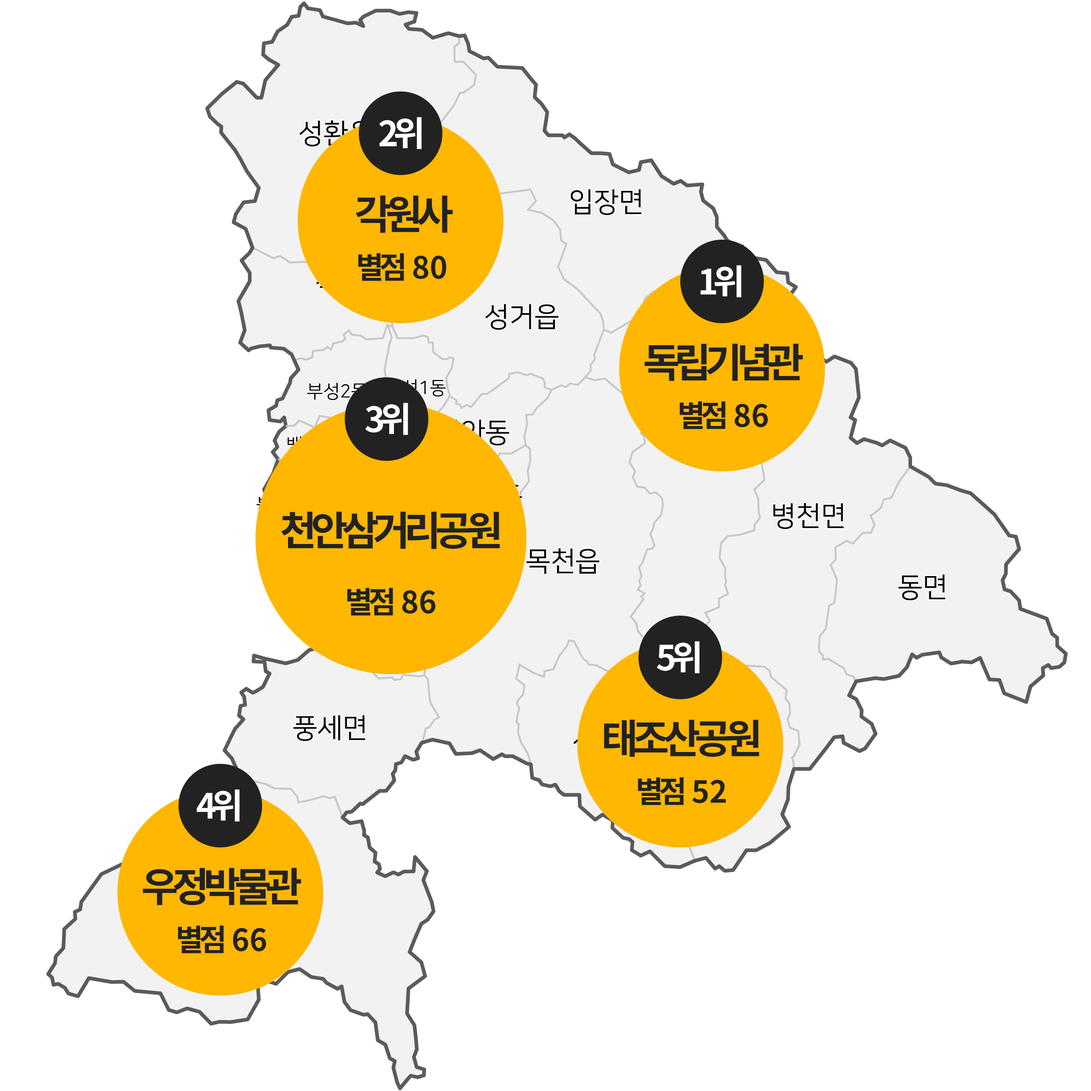
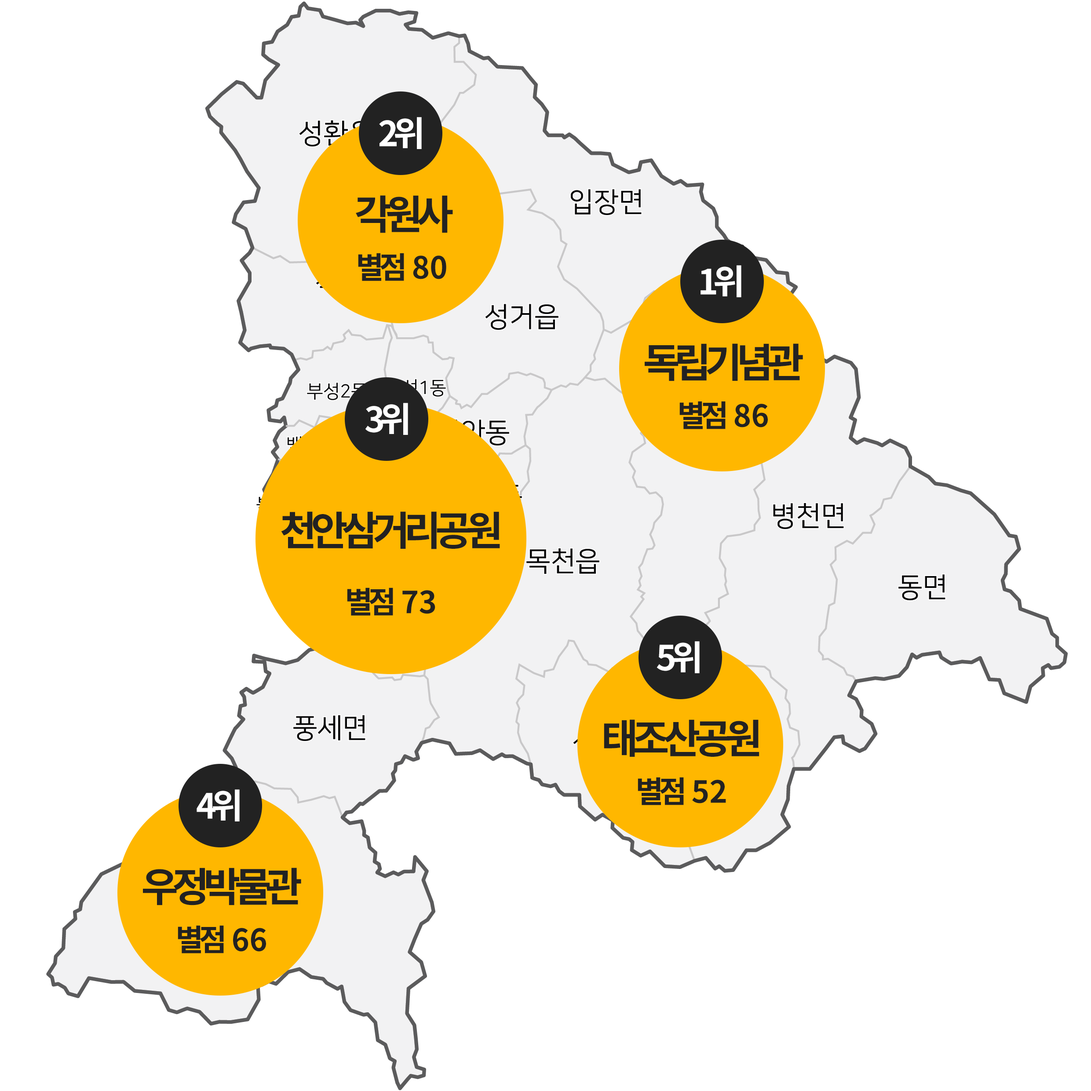
Layered file, before and after one edit (1091×1091). Changes by layer:
renamed "별점 86" to "별점 73", painted on it over [402, 590, 436, 615]
